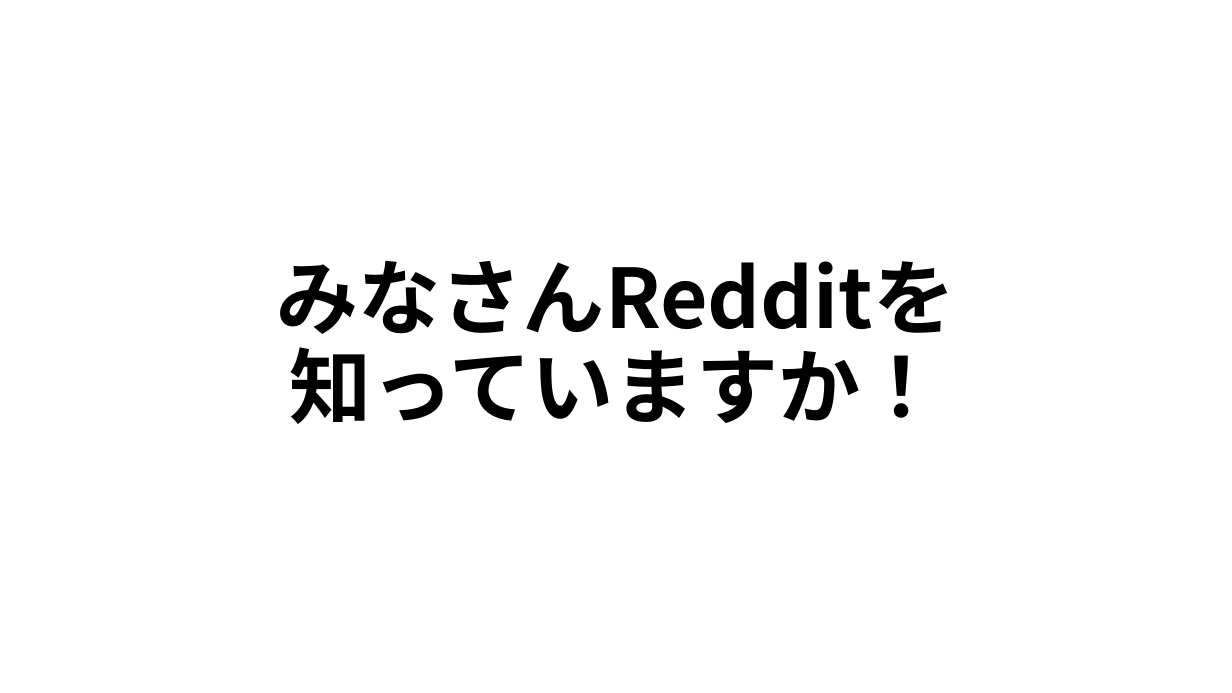
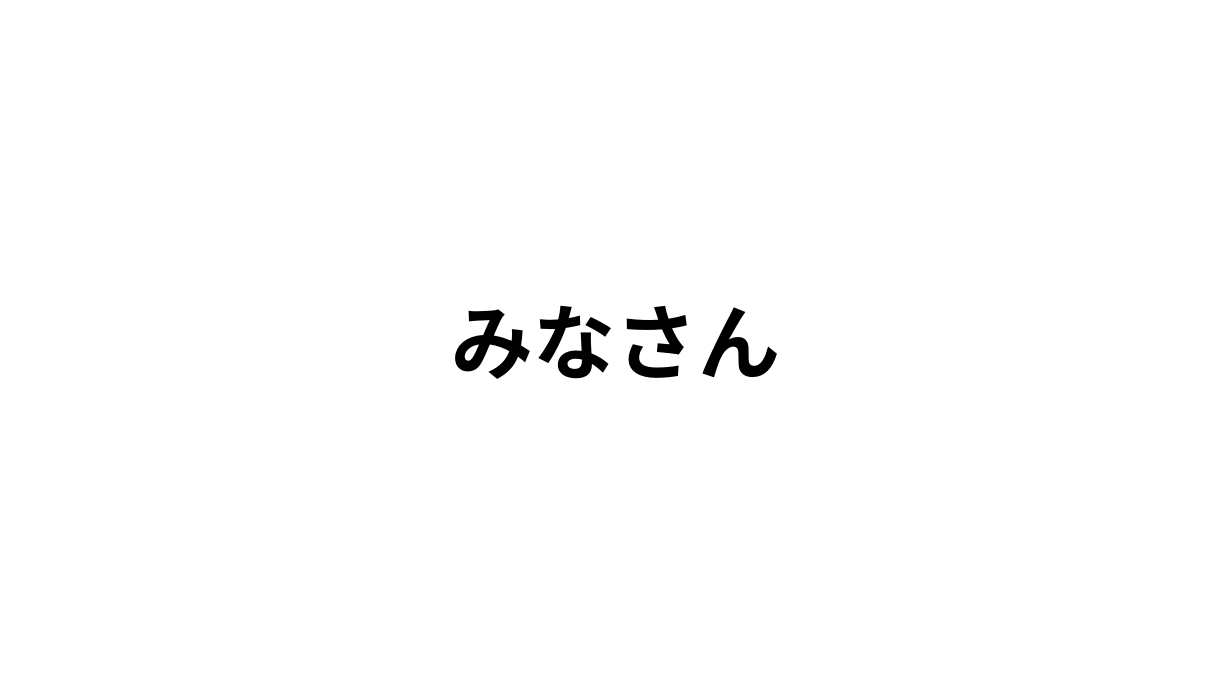
Before and after one commit to hystking/vvtv-presentation, a slide deck: slide 17 of base.pptx (slide 10 before the commit). Drawn at 1232x693 pixels with LibreOffice and Linux fonts; fonts in the diff are those of the drawing. Boxes give left, top, right and bottom in pixels: in the first picture for what was removed or moved away, otherwise in the second. Text is boxed around its words. In the diff, an @@ line names an element or a change of style, - is before the commit and + after.

```diff
--- a/base.pptx
+++ b/base.pptx
@@ title at [452,306,780,379]: text changed @@
-みなさんRedditを
-知っていますか！
+みなさん
```
Also in this commit, not shown: 11 other slides changed, 46 slides added, 4 slides removed, 9 other files.
